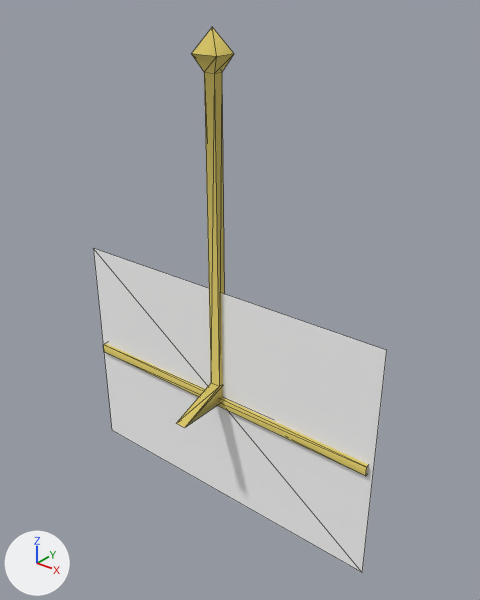
What one commit did to the glTF model public/3d/item/model__item__room.ofs_4457_0/4457wall_r.gltf.
The view is the same before and after, from a 50 mm lens placed at (1.92, -2.22, 2.01), pointed at (0.09, 0.07, 0.59). Arrows for +X, +Y and +Z are at lower left; the lights stay in place. The older version comes first. Mesh edges are drawn as thin lines.

The first picture shows '4457wall_r'.
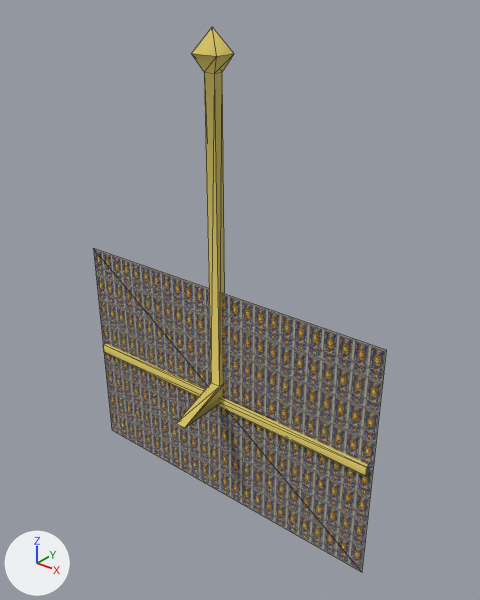
Where the change shows, as pixel boxes (x1, y1, x2, y2) in the pictures (480 x 600 px):
'4457wall_r', surface changed (darker)
    both: (93, 248, 387, 572)

What the commit changed:
Picture 'r_wall00_c' (img_r_wall00_c) is new.
In material 'home_01wa' (mat_home_01wa), base_color is no longer (1.0, 1.0, 1.0), white #ffffff.
In material 'home_01wa' (mat_home_01wa), texture is now set to img_r_wall00_c.
